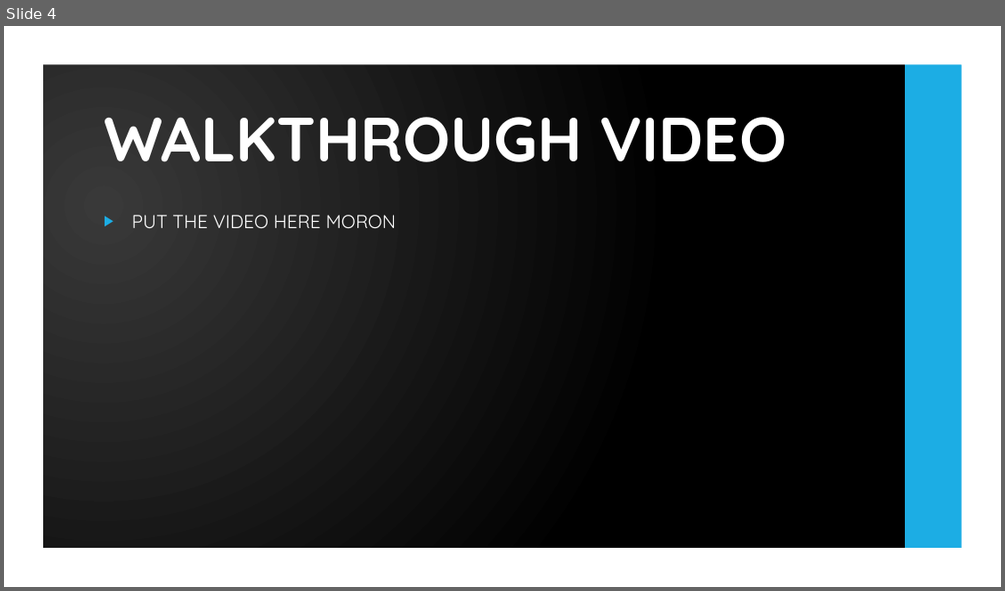
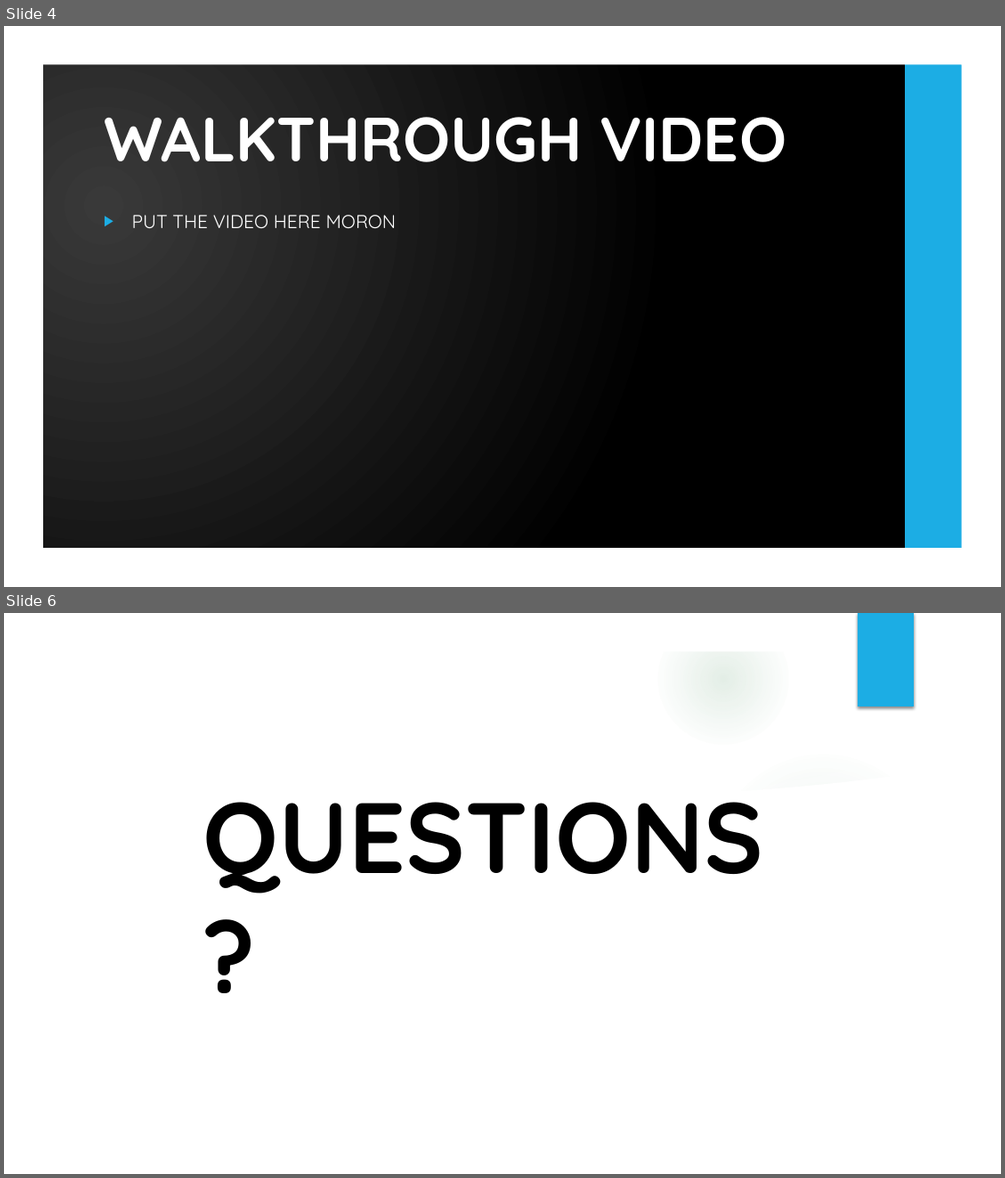
Before and after one commit to UoSGroupProjects1819/mgp-team-7, a slide deck: Demo Presentation/Demo Presentation.pptx. Shown one above the other, each under a label of ours: slide 4 before the commit, slides 4 and 6 after it; the slides between them are not shown. The pictures are 1005x591 and 1005x1178 pixels, drawn with LibreOffice and Linux fonts; fonts in the diff are those of the drawing; background and template pictures are left out. Boxes give left, top, right and bottom in pixels: in the first picture for what was removed or moved away, otherwise in the second. Text is boxed around its words. In the diff, an @@ line names an element or a change of style, - is before the commit and + after.

```diff
--- a/Demo Presentation/Demo Presentation.pptx
+++ b/Demo Presentation/Demo Presentation.pptx
@@ slide 6 added at [4, 613, 1001, 1174], background picture (left out); not listed: 6 template elements that a slide beside it also shows @@
@@ freeform shape added at [4, 613, 1001, 1174], fill #FFFFFF @@
@@ freeform shape added at [697, 738, 970, 819], fill #FFFFFF at 20% opacity @@
@@ freeform shape added at [41, 765, 963, 1136], fill #FFFFFF @@
@@ title added at [203, 802, 764, 893], 96 pt, text #000000, bold @@
+QUESTIONS?
```
Also in this commit, not shown: 2 slides changed.
